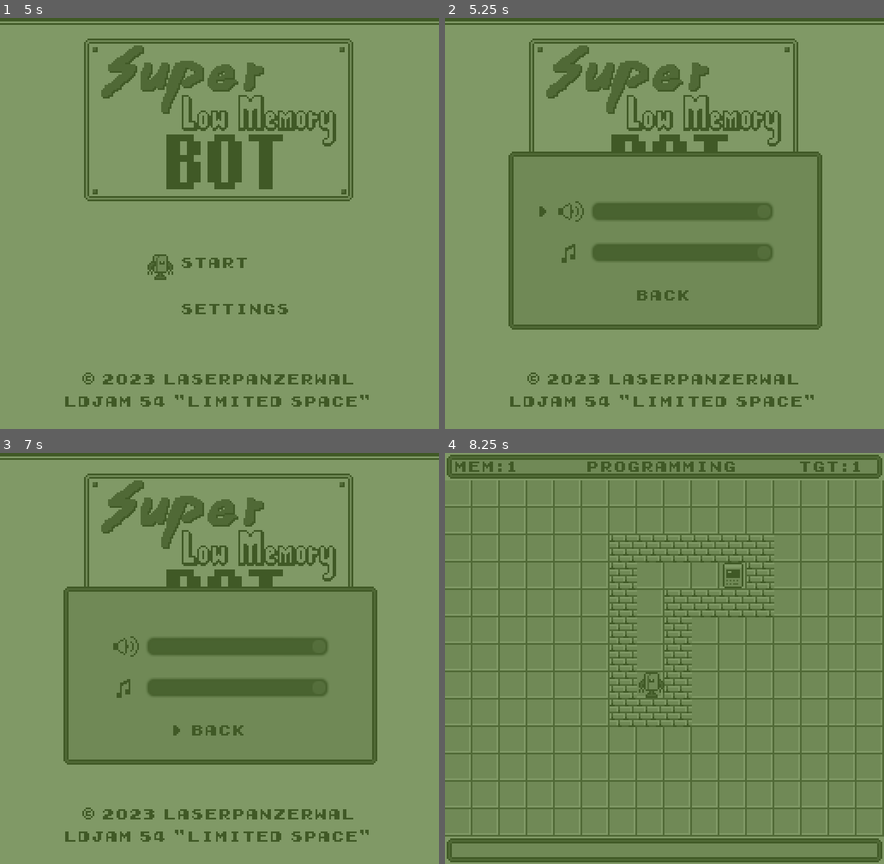
Above: before the commit, frames 1-4 (two rows, left to right).
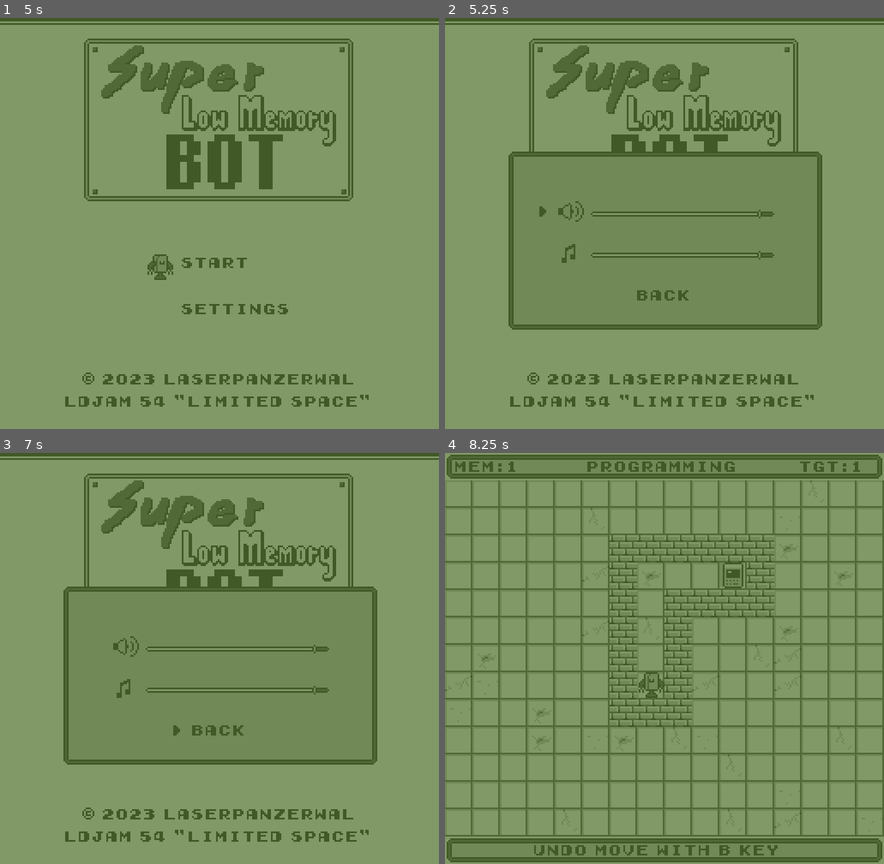
Above: after the commit, the same moments.

Repository: LaserPanzerWal/LDJAM54
Game: Godot game, scene res://Intro.tscn
The game is run twice, just before and just after one commit, with the same random seed, the same clock (stepped at 60 frames per second) and the same inputs.
Inputs (mouse positions are in pixels of both pictures, inside the frame that each line leads up to):
- Up to frame 1 (5 s): tap Enter (input_start) at 0.5, 1.55, 3.5, 3.8, 4.25 s; move the mouse to (316, 202) at 0.52 s; hold Right (input_right) 0.53-1.28 s; hold K (input_a) 0.53-1.28 s; click (316, 202) at 0.67 s; tap M (input_b) at 0.8, 1.35, 3.05 s; move the mouse to (131, 244) at 1.27 s; hold Down (input_down) 1.28-2.03 s; move the mouse to (263, 133) at 2.02 s; hold Right (input_right) 2.03-2.78 s; hold Enter (input_start) 2.03-2.78 s; tap K (input_a) at 2.3, 2.85, 4.55 s; move the mouse to (197, 305) at 2.77 s; hold Up (input_up) 2.78-3.53 s; click (197, 305) at 2.92 s; move the mouse to (351, 285) at 3.52 s; hold M (input_b) 3.53-4.28 s; hold Left (input_left) from 3.53 s (still down); move the mouse to (87, 161) at 4.27 s; tap Space (input_select) at 4.35 s
- Up to frame 2 (5.25 s): move the mouse to (686, 223) at 5.02 s; release Left (input_left) at 5.03 s; hold Down (input_down) from 5.03 s (still down); hold Enter (input_start) from 5.03 s (still down); click (686, 223) at 5.17 s
- Up to frame 3 (7 s): tap M (input_b) at 5.3 s; move the mouse to (153, 555) at 5.77 s; release Down (input_down) at 5.78 s; release Enter (input_start) at 5.78 s; hold Right (input_right) 5.78-6.53 s; tap K (input_a) at 5.85, 6.8 s; tap Enter (input_start) at 6.05, 6.5 s; move the mouse to (316, 637) at 6.52 s; hold Up (input_up) from 6.53 s (still down); hold M (input_b) from 6.53 s (still down)
- Up to frame 4 (8.25 s): tap Enter (input_start) at 7.25, 7.35 s; move the mouse to (576, 679) at 7.27 s; release Up (input_up) at 7.28 s; release M (input_b) at 7.28 s; hold Right (input_right) 7.28-8.03 s; click (576, 679) at 7.42 s; tap M (input_b) at 7.55 s; move the mouse to (708, 568) at 8.02 s; hold Down (input_down) from 8.03 s (still down); hold K (input_a) from 8.03 s (still down)

Frame 1 is identical in both runs. In frame 2, 2.7% of the frame differs, in the area x 33-75%, y 45-60%; in frame 3, 2.7%; in frame 4, 0.6%.

Commit message:
Optimizations

Diff:
--- a/Floor.tscn
+++ b/Floor.tscn
@@ -1,7 +1,35 @@
-[gd_scene load_steps=2 format=2]
+[gd_scene load_steps=7 format=2]
 
 [ext_resource path="res://Sprites/Floor.png" type="Texture" id=1]
+[ext_resource path="res://Sprites/Floor5.png" type="Texture" id=2]
+[ext_resource path="res://Sprites/Floor2.png" type="Texture" id=3]
+[ext_resource path="res://Sprites/Floor3.png" type="Texture" id=4]
+[ext_resource path="res://Sprites/Floor4.png" type="Texture" id=5]
+[ext_resource path="res://RandomTile.gd" type="Script" id=6]
 
-[node name="Floor" type="Sprite"]
+[node name="Floor" type="Node2D"]
+script = ExtResource( 6 )
+
+[node name="Floor" type="Sprite" parent="."]
 texture = ExtResource( 1 )
 centered = false
+
+[node name="Floor2" type="Sprite" parent="."]
+visible = false
+texture = ExtResource( 3 )
+centered = false
+
+[node name="Floor3" type="Sprite" parent="."]
+visible = false
+texture = ExtResource( 4 )
+centered = false
+
+[node name="Floor4" type="Sprite" parent="."]
+visible = false
+texture = ExtResource( 5 )
+centered = false
+
+[node name="Floor5" type="Sprite" parent="."]
+visible = false
+texture = ExtResource( 2 )
+centered = false
--- a/GUIControl.gd
+++ b/GUIControl.gd
@@ -18,4 +18,9 @@
 	winscreen.show()
 
 func switch_mode():
+	$CompileScreen.hide()
 	mode.text = "Execution"
+
+func show_compile():
+	mode.text = "Compilation"
+	$CompileScreen.show()
--- a/GameOver.tscn
+++ b/GameOver.tscn
@@ -7,6 +7,7 @@
 [ext_resource path="res://Sprites/Robot_front.png" type="Texture" id=5]
 [ext_resource path="res://Sprites/Robot_back.png" type="Texture" id=6]
 [ext_resource path="res://Sprites/Robot_left.png" type="Texture" id=7]
+[ext_resource path="res://sounds/MenuSong.mp3" type="AudioStream" id=8]
 
 [sub_resource type="AtlasTexture" id=1]
 atlas = ExtResource( 7 )
@@ -70,7 +71,11 @@
 [node name="AnimatedSprite" type="AnimatedSprite" parent="."]
 position = Vector2( 204, 39 )
 frames = SubResource( 5 )
-frame = 2
 playing = true
 
 [node name="Tint_Layer" parent="." instance=ExtResource( 3 )]
+
+[node name="AudioStreamPlayer" type="AudioStreamPlayer" parent="."]
+stream = ExtResource( 8 )
+autoplay = true
+bus = "Music"
--- a/Menu.tscn
+++ b/Menu.tscn
@@ -121,18 +121,23 @@
 margin_top = -43.0
 margin_right = 92.5
 margin_bottom = 63.0
+theme = ExtResource( 2 )
 script = ExtResource( 9 )
 
-[node name="audiolevel" type="HScrollBar" parent="Config"]
+[node name="audiolevel" type="HSlider" parent="Config"]
 margin_left = 48.5
 margin_top = 30.0
 margin_right = 155.5
 margin_bottom = 42.0
 mouse_filter = 2
+theme = ExtResource( 2 )
 max_value = 1.0
 step = 0.1
+value = 1.0
+editable = false
+scrollable = false
 
-[node name="musiclevel" type="HScrollBar" parent="Config"]
+[node name="musiclevel" type="HSlider" parent="Config"]
 margin_left = 48.5
 margin_top = 54.0
 margin_right = 155.5
@@ -140,6 +145,9 @@
 mouse_filter = 2
 max_value = 1.0
 step = 0.1
+value = 1.0
+editable = false
+scrollable = false
 
 [node name="TextureRect" type="TextureRect" parent="Config"]
 margin_left = 27.5
--- /dev/null
+++ b/RandomTile.gd
@@ -0,0 +1,8 @@
+extends Node2D
+
+func _ready():
+	if(randi()%10 <=1):
+		var kids = get_children()
+		for kid in kids:
+			kid.hide()
+		kids[randi()%kids.size()].show()
--- a/UITheme.tres
+++ b/UITheme.tres
@@ -1,9 +1,24 @@
-[gd_resource type="Theme" load_steps=5 format=2]
+[gd_resource type="Theme" load_steps=10 format=2]
 
 [ext_resource path="res://GameBoyFont.tres" type="DynamicFont" id=1]
 [ext_resource path="res://UIStyleBox.tres" type="StyleBox" id=2]
 [ext_resource path="res://UIStyleBox_dark.tres" type="StyleBox" id=3]
 [ext_resource path="res://UIStyleBoxHide.tres" type="StyleBox" id=4]
+[ext_resource path="res://Sprites/Slider.png" type="Texture" id=5]
+[ext_resource path="res://Sprites/SliderGrabber.png" type="Texture" id=6]
+[ext_resource path="res://Sprites/SliderHighlight.png" type="Texture" id=7]
+
+[sub_resource type="StyleBoxTexture" id=1]
+texture = ExtResource( 7 )
+region_rect = Rect2( 0, 0, 16, 16 )
+margin_left = 2.0
+margin_right = 2.0
+
+[sub_resource type="StyleBoxTexture" id=2]
+texture = ExtResource( 5 )
+region_rect = Rect2( 0, 0, 16, 16 )
+margin_left = 3.0
+margin_right = 3.0
 
 [resource]
 Button/colors/font_color = Color( 0, 0, 0, 1 )
@@ -18,6 +33,13 @@
 Button/styles/hover = ExtResource( 3 )
 Button/styles/normal = ExtResource( 2 )
 Button/styles/pressed = null
+HSlider/icons/grabber = ExtResource( 6 )
+HSlider/icons/grabber_disabled = ExtResource( 6 )
+HSlider/icons/grabber_highlight = ExtResource( 6 )
+HSlider/icons/tick = ExtResource( 6 )
+HSlider/styles/grabber_area = SubResource( 1 )
+HSlider/styles/grabber_area_highlight = SubResource( 1 )
+HSlider/styles/slider = SubResource( 2 )
 ItemList/colors/font_color = Color( 0, 0, 0, 1 )
 ItemList/colors/font_color_selected = Color( 1, 1, 1, 1 )
 ItemList/colors/guide_color = Color( 0, 0, 0, 0 )
--- a/map.gd
+++ b/map.gd
@@ -161,32 +161,34 @@
 
 func check_terminal(pos):
 	var result = []
-	if(!round_active):
-		return
 	var gridpos = get_grid_pos(pos)
 	if(gridpos.x < map.size() -1 && map[gridpos.x+1][gridpos.y] == 2):
 		if !tiles[gridpos.x+1][gridpos.y].get_running():
 			tiles[gridpos.x+1][gridpos.y].set_running(true)
-			targets -= 1
-			result.append(tiles[gridpos.x+1][gridpos.y])
+			if(round_active):
+				targets -= 1
+				result.append(tiles[gridpos.x+1][gridpos.y])
 	if(gridpos.x > 0 && map[gridpos.x-1][gridpos.y] == 2):
 		if !tiles[gridpos.x-1][gridpos.y].get_running():
 			tiles[gridpos.x-1][gridpos.y].set_running(true)
-			targets -= 1
-			result.append(tiles[gridpos.x-1][gridpos.y])
+			if(round_active):
+				targets -= 1
+				result.append(tiles[gridpos.x-1][gridpos.y])
 	if(gridpos.y < map[0].size() -1 && map[gridpos.x][gridpos.y+1] == 2):
 		if !tiles[gridpos.x][gridpos.y+1].get_running():
 			tiles[gridpos.x][gridpos.y+1].set_running(true)
-			targets -= 1
-			result.append(tiles[gridpos.x][gridpos.y+1])
+			if(round_active):
+				targets -= 1
+				result.append(tiles[gridpos.x][gridpos.y+1])
 	if(gridpos.y > 0 && map[gridpos.x][gridpos.y-1] == 2):
 		if !tiles[gridpos.x][gridpos.y-1].get_running():
 			tiles[gridpos.x][gridpos.y-1].set_running(true)
-			targets -= 1
-			result.append(tiles[gridpos.x][gridpos.y-1])
-	if(targets == 0):
+			if(round_active):
+				targets -= 1
+				result.append(tiles[gridpos.x][gridpos.y-1])
+	if(round_active && targets == 0):
 		round_active = false
-		play_program()
+		start_program()
 	return result
 
 func get_grid_pos(pos):
@@ -203,7 +205,20 @@
 func update_targets():
 	emit_signal("update_targets", targets)
 
+func start_program():
+	get_parent().show_compile()
+	var timer = Timer.new()
+	add_child(timer)
+	timer.connect("timeout", self, "play_program")
+	timer.one_shot = true
+	timer.wait_time = 1.5
+	timer.start()
+
 func play_program():
+	for i in range(0,map.size()):
+		for j in range(0, map[0].size()):
+			if(map[i][j]) == 2:
+				tiles[i][j].set_running(false)
 	get_parent().switch_mode()
 	robot.position = robotstart
 	robot.play_program()
--- a/map.tscn
+++ b/map.tscn
@@ -63,6 +63,13 @@
 margin_right = 256.0
 margin_bottom = 240.0
 
+[node name="Label" type="Label" parent="Control/BottomBar"]
+margin_left = 52.0
+margin_top = 3.0
+margin_right = 196.0
+margin_bottom = 13.0
+text = "Undo move with B KEY"
+
 [node name="map" type="Node2D" parent="."]
 position = Vector2( 0, 16 )
 script = ExtResource( 1 )
@@ -96,6 +103,26 @@
 text = "~OK"
 align = 1
 
+[node name="CompileScreen" type="Node2D" parent="."]
+visible = false
+z_index = 110
+
+[node name="Panel" type="Panel" parent="CompileScreen"]
+margin_left = 36.0
+margin_top = 79.0
+margin_right = 224.0
+margin_bottom = 146.0
+theme = ExtResource( 2 )
+
+[node name="Label" type="Label" parent="CompileScreen/Panel"]
+margin_left = 24.0
+margin_top = 28.0
+margin_right = 164.0
+margin_bottom = 38.0
+custom_colors/font_color = Color( 0, 0, 0, 1 )
+text = "Compiling..."
+align = 1
+
 [node name="Music" type="AudioStreamPlayer" parent="."]
 stream = ExtResource( 4 )
 autoplay = true
--- a/project.godot
+++ b/project.godot
@@ -202,6 +202,7 @@
 "deadzone": 0.5,
 "events": [ Object(InputEventKey,"resource_local_to_scene":false,"resource_name":"","device":0,"alt":false,"shift":false,"control":false,"meta":false,"command":false,"pressed":false,"scancode":77,"physical_scancode":0,"unicode":0,"echo":false,"script":null)
 , Object(InputEventJoypadButton,"resource_local_to_scene":false,"resource_name":"","device":0,"button_index":0,"pressure":0.0,"pressed":false,"script":null)
+, Object(InputEventKey,"resource_local_to_scene":false,"resource_name":"","device":0,"alt":false,"shift":false,"control":false,"meta":false,"command":false,"pressed":false,"scancode":66,"physical_scancode":0,"unicode":0,"echo":false,"script":null)
  ]
 }
 input_start={
Not shown: 1 places in GameOver.tscn that only renumber resources
Binary file changed: Sprites/Floor.png
Binary file added: Sprites/Floor1.png
Not shown, added: Sprites/Floor1.png.import
Binary file added: Sprites/Floor2.png
Not shown, added: Sprites/Floor2.png.import
Binary file added: Sprites/Floor3.png
Not shown, added: Sprites/Floor3.png.import
Binary file added: Sprites/Floor4.png
Not shown, added: Sprites/Floor4.png.import
Binary file added: Sprites/Floor5.png
Not shown, added: Sprites/Floor5.png.import
(and 10 more such lines)
